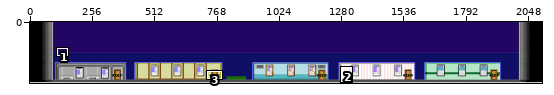
One commit to this pixel-art file: public/pixel-museum/tiles/museum.aseprite. Above, an overview of the earlier version with the close-up marked.
Close-up. As it was:
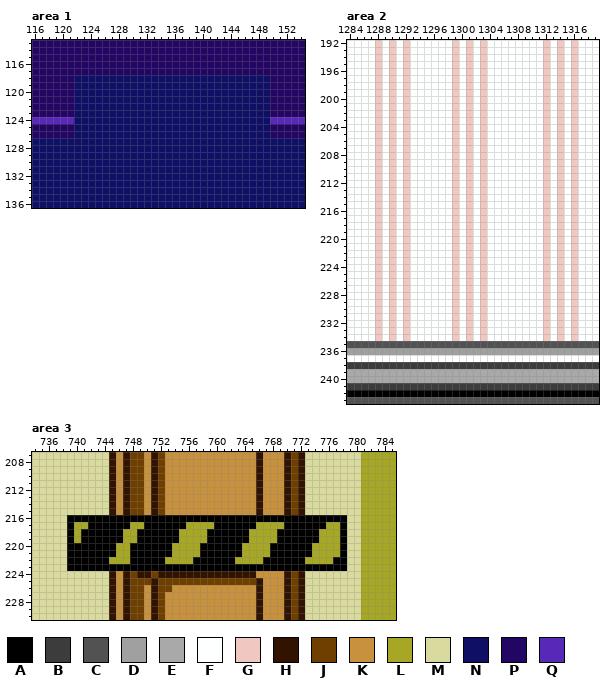
2104x312 pixels, 1 frame. Shown: area 1: x 116..154, y 113..136; area 2: x 1284..1319, y 192..243; area 3: x 734..785, y 207..230. The wide view leaves out empty margins.
Visible layers, top first: "interdit", "wall", "decors", "machines", "2000's", "90's", "80's", "70s", "60's", "calque 1", "bg".
Palette (. is transparent): A #000000  B #3c3c3c  C #525252  D #a0a0a0  E #a9a9a9  F #feffff  G #f1c7c2  H #321300  J #6f3f00  K #c8913e  L #a6a725  M #d9da9d  N #0f0f65  P #230663  Q #5828b8
Pixels before, area 1, first column x 116:
113 PPPPPPPPPPPPPPPPPPPPPPPPPPPPPPPPPPPPPPP
114 PPPPPPPPPPPPPPPPPPPPPPPPPPPPPPPPPPPPPPP
115 PPPPPPPPPPPPPPPPPPPPPPPPPPPPPPPPPPPPPPP
116 PPPPPPPPPPPPPPPPPPPPPPPPPPPPPPPPPPPPPPP
117 PPPPPPPPPPPPPPPPPPPPPPPPPPPPPPPPPPPPPPP
118 PPPPPPNNNNNNNNNNNNNNNNNNNNNNNNNNNNPPPPP
119 PPPPPPNNNNNNNNNNNNNNNNNNNNNNNNNNNNPPPPP
120 PPPPPPNNNNNNNNNNNNNNNNNNNNNNNNNNNNPPPPP
121 PPPPPPNNNNNNNNNNNNNNNNNNNNNNNNNNNNPPPPP
122 PPPPPPNNNNNNNNNNNNNNNNNNNNNNNNNNNNPPPPP
123 PPPPPPNNNNNNNNNNNNNNNNNNNNNNNNNNNNPPPPP
124 QQQQQQNNNNNNNNNNNNNNNNNNNNNNNNNNNNQQQQQ
125 PPPPPPNNNNNNNNNNNNNNNNNNNNNNNNNNNNPPPPP
126 PPPPPPNNNNNNNNNNNNNNNNNNNNNNNNNNNNPPPPP
127 NNNNNNNNNNNNNNNNNNNNNNNNNNNNNNNNNNNNNNN
128 NNNNNNNNNNNNNNNNNNNNNNNNNNNNNNNNNNNNNNN
129 NNNNNNNNNNNNNNNNNNNNNNNNNNNNNNNNNNNNNNN
130 NNNNNNNNNNNNNNNNNNNNNNNNNNNNNNNNNNNNNNN
131 NNNNNNNNNNNNNNNNNNNNNNNNNNNNNNNNNNNNNNN
132 NNNNNNNNNNNNNNNNNNNNNNNNNNNNNNNNNNNNNNN
133 NNNNNNNNNNNNNNNNNNNNNNNNNNNNNNNNNNNNNNN
134 NNNNNNNNNNNNNNNNNNNNNNNNNNNNNNNNNNNNNNN
135 NNNNNNNNNNNNNNNNNNNNNNNNNNNNNNNNNNNNNNN
136 NNNNNNNNNNNNNNNNNNNNNNNNNNNNNNNNNNNNNNN
Pixels before, area 2, first column x 1284:
192 FFFFGFGFGFFFFFFGFGFGFFFFFFFFGFGFGFFF
193 FFFFGFGFGFFFFFFGFGFGFFFFFFFFGFGFGFFF
194 FFFFGFGFGFFFFFFGFGFGFFFFFFFFGFGFGFFF
195 FFFFGFGFGFFFFFFGFGFGFFFFFFFFGFGFGFFF
196 FFFFGFGFGFFFFFFGFGFGFFFFFFFFGFGFGFFF
197 FFFFGFGFGFFFFFFGFGFGFFFFFFFFGFGFGFFF
198 FFFFGFGFGFFFFFFGFGFGFFFFFFFFGFGFGFFF
199 FFFFGFGFGFFFFFFGFGFGFFFFFFFFGFGFGFFF
200 FFFFGFGFGFFFFFFGFGFGFFFFFFFFGFGFGFFF
201 FFFFGFGFGFFFFFFGFGFGFFFFFFFFGFGFGFFF
202 FFFFGFGFGFFFFFFGFGFGFFFFFFFFGFGFGFFF
203 FFFFGFGFGFFFFFFGFGFGFFFFFFFFGFGFGFFF
204 FFFFGFGFGFFFFFFGFGFGFFFFFFFFGFGFGFFF
205 FFFFGFGFGFFFFFFGFGFGFFFFFFFFGFGFGFFF
206 FFFFGFGFGFFFFFFGFGFGFFFFFFFFGFGFGFFF
207 FFFFGFGFGFFFFFFGFGFGFFFFFFFFGFGFGFFF
208 FFFFGFGFGFFFFFFGFGFGFFFFFFFFGFGFGFFF
209 FFFFGFGFGFFFFFFGFGFGFFFFFFFFGFGFGFFF
210 FFFFGFGFGFFFFFFGFGFGFFFFFFFFGFGFGFFF
211 FFFFGFGFGFFFFFFGFGFGFFFFFFFFGFGFGFFF
212 FFFFGFGFGFFFFFFGFGFGFFFFFFFFGFGFGFFF
213 FFFFGFGFGFFFFFFGFGFGFFFFFFFFGFGFGFFF
214 FFFFGFGFGFFFFFFGFGFGFFFFFFFFGFGFGFFF
215 FFFFGFGFGFFFFFFGFGFGFFFFFFFFGFGFGFFF
216 FFFFGFGFGFFFFFFGFGFGFFFFFFFFGFGFGFFF
217 FFFFGFGFGFFFFFFGFGFGFFFFFFFFGFGFGFFF
218 FFFFGFGFGFFFFFFGFGFGFFFFFFFFGFGFGFFF
219 FFFFGFGFGFFFFFFGFGFGFFFFFFFFGFGFGFFF
220 FFFFGFGFGFFFFFFGFGFGFFFFFFFFGFGFGFFF
221 FFFFGFGFGFFFFFFGFGFGFFFFFFFFGFGFGFFF
222 FFFFGFGFGFFFFFFGFGFGFFFFFFFFGFGFGFFF
223 FFFFGFGFGFFFFFFGFGFGFFFFFFFFGFGFGFFF
224 FFFFGFGFGFFFFFFGFGFGFFFFFFFFGFGFGFFF
225 FFFFGFGFGFFFFFFGFGFGFFFFFFFFGFGFGFFF
226 FFFFGFGFGFFFFFFGFGFGFFFFFFFFGFGFGFFF
227 FFFFGFGFGFFFFFFGFGFGFFFFFFFFGFGFGFFF
228 FFFFGFGFGFFFFFFGFGFGFFFFFFFFGFGFGFFF
229 FFFFGFGFGFFFFFFGFGFGFFFFFFFFGFGFGFFF
230 FFFFGFGFGFFFFFFGFGFGFFFFFFFFGFGFGFFF
231 FFFFGFGFGFFFFFFGFGFGFFFFFFFFGFGFGFFF
232 FFFFGFGFGFFFFFFGFGFGFFFFFFFFGFGFGFFF
233 FFFFGFGFGFFFFFFGFGFGFFFFFFFFGFGFGFFF
234 FFFFGFGFGFFFFFFGFGFGFFFFFFFFGFGFGFFF
235 CCCCCCCCCCCCCCCCCCCCCCCCCCCCCCCCCCCC
236 DDDDDDDDDDDDDDDDDDDDDDDDDDDDDDDDDDDD
237 FFFFFFFFFFFFFFFFFFFFFFFFFFFFFFFFFFFF
238 BBBBBBBBBBBBBBBBBBBBBBBBBBBBBBBBBBBB
239 EEEEEEEEEEEEEEEEEEEEEEEEEEEEEEEEEEEE
240 EEEEEEEEEEEEEEEEEEEEEEEEEEEEEEEEEEEE
241 BBBBBBBBBBBBBBBBBBBBBBBBBBBBBBBBBBBB
242 AAAAAAAAAAAAAAAAAAAAAAAAAAAAAAAAAAAA
243 CCCCCCCCCCCCCCCCCCCCCCCCCCCCCCCCCCCC
Pixels before, area 3, first column x 734:
207 MMMMMMMMMMMHKHJJKHJKKKKKKKKKKKKKHKKKHJHMMMMMMMMLLLLL
208 MMMMMMMMMMMHKHJJKHJKKKKKKKKKKKKKHKKKHJHMMMMMMMMLLLLL
209 MMMMMMMMMMMHKHJJKHJKKKKKKKKKKKKKHKKKHJHMMMMMMMMLLLLL
210 MMMMMMMMMMMHKHJJKHJKKKKKKKKKKKKKHKKKHJHMMMMMMMMLLLLL
211 MMMMMMMMMMMHKHJJKHJKKKKKKKKKKKKKHKKKHJHMMMMMMMMLLLLL
212 MMMMMMMMMMMHKHJJKHJKKKKKKKKKKKKKHKKKHJHMMMMMMMMLLLLL
213 MMMMMMMMMMMHKHJJKHJKKKKKKKKKKKKKHKKKHJHMMMMMMMMLLLLL
214 MMMMMMMMMMMHKHJJKHJKKKKKKKKKKKKKHKKKHJHMMMMMMMMLLLLL
215 MMMMMMMMMMMHKHJJKHJKKKKKKKKKKKKKHKKKHJHMMMMMMMMLLLLL
216 MMMMMAAAAAAAAAAAAAAAAAAAAAAAAAAAAAAAAAAAAAAAAMMLLLLL
217 MMMMMALLAAAAAALLAAAAAALLLLAAAAAALLLLAAAAAALLAMMLLLLL
218 MMMMMALAAAAAALLAAAAAALLLLAAAAAALLLLAAAAAALLLAMMLLLLL
219 MMMMMALAAAAAALLAAAAAALLLLAAAAAALLLLAAAAAALLLAMMLLLLL
220 MMMMMAAAAAAALLAAAAAALLLLAAAAAALLLLAAAAAALLLLAMMLLLLL
221 MMMMMAAAAAAALLAAAAAALLLLAAAAAALLLLAAAAAALLLLAMMLLLLL
222 MMMMMAAAAAALLLAAAAALLLLAAAAAALLLLAAAAAALLLLAAMMLLLLL
223 MMMMMAAAAAAAAAAAAAAAAAAAAAAAAAAAAAAAAAAAAAAAAMMLLLLL
224 MMMMMMMMMMMHKHJHHJHHHHHHHHHHHHHHKKKKHJHMMMMMMMMLLLLL
225 MMMMMMMMMMMHKHJJJHJJJJJJJJJJJJJJHKKKHJHMMMMMMMMLLLLL
226 MMMMMMMMMMMHKHJJKHJJKKKKKKKKKKKKHKKKHJHMMMMMMMMLLLLL
227 MMMMMMMMMMMHKHJJKHJKKKKKKKKKKKKKHKKKHJHMMMMMMMMLLLLL
228 MMMMMMMMMMMHKHJJKHJKKKKKKKKKKKKKHKKKHJHMMMMMMMMLLLLL
229 MMMMMMMMMMMHKHJJKHJKKKKKKKKKKKKKHKKKHJHMMMMMMMMLLLLL
230 MMMMMMMMMMMHKHJJKHJKKKKKKKKKKKKKHKKKHJHMMMMMMMMLLLLL
The result:
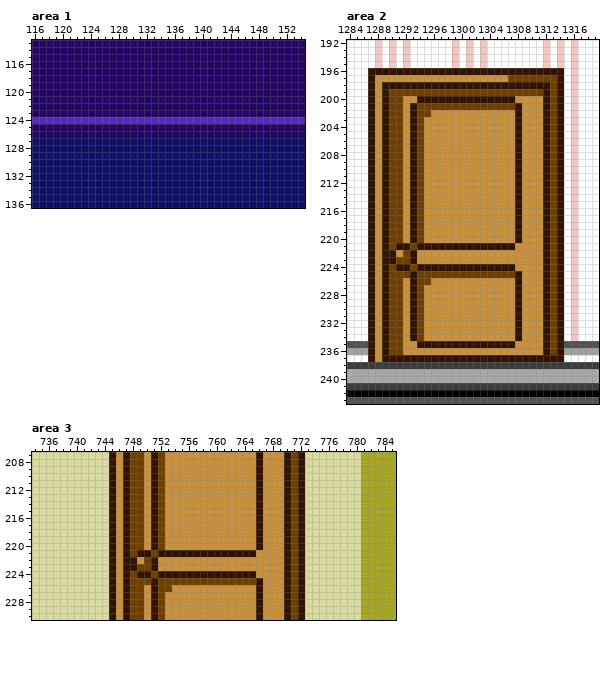
Change:
layer "portes" now shown
Changed rows in their new state; - is an unchanged pixel.
Area 1, layer "machines":
first column x 122:
118 PPPPPPPPPPPPPPPPPPPPPPPPPPPP
119 PPPPPPPPPPPPPPPPPPPPPPPPPPPP
120 PPPPPPPPPPPPPPPPPPPPPPPPPPPP
121 PPPPPPPPPPPPPPPPPPPPPPPPPPPP
122 PPPPPPPPPPPPPPPPPPPPPPPPPPPP
123 PPPPPPPPPPPPPPPPPPPPPPPPPPPP
124 QQQQQQQQQQQQQQQQQQQQQQQQQQQQ
125 PPPPPPPPPPPPPPPPPPPPPPPPPPPP
126 PPPPPPPPPPPPPPPPPPPPPPPPPPPP
Area 2, layer "portes":
first column x 1287:
196 HHHHHHHHHHHHHHHHHHHHHHHHHHHH
197 HKKKKKKKKKKKKKKKKKKKJJJJJJJH
198 HKHHHHHHHHHHHHHHHHHHHHHHHHJH
199 HKHJJJJJJJJJJJJJJJJJJJJJJHJH
200 HKHJJKKHHHHHHHHHHHHHHKKKKHJH
201 HKHJJKHJJJJJJJJJJJJJJHKKKHJH
202 HKHJJKHJJKKKKKKKKKKKKHKKKHJH
203 HKHJJKHJKKKKKKKKKKKKKHKKKHJH
204 HKHJJKHJKKKKKKKKKKKKKHKKKHJH
205 HKHJJKHJKKKKKKKKKKKKKHKKKHJH
206 HKHJJKHJKKKKKKKKKKKKKHKKKHJH
207 HKHJJKHJKKKKKKKKKKKKKHKKKHJH
208 HKHJJKHJKKKKKKKKKKKKKHKKKHJH
209 HKHJJKHJKKKKKKKKKKKKKHKKKHJH
210 HKHJJKHJKKKKKKKKKKKKKHKKKHJH
211 HKHJJKHJKKKKKKKKKKKKKHKKKHJH
212 HKHJJKHJKKKKKKKKKKKKKHKKKHJH
213 HKHJJKHJKKKKKKKKKKKKKHKKKHJH
214 HKHJJKHJKKKKKKKKKKKKKHKKKHJH
215 HKHJJKHJKKKKKKKKKKKKKHKKKHJH
216 HKHJJKHJKKKKKKKKKKKKKHKKKHJH
217 HKHJJKHJKKKKKKKKKKKKKHKKKHJH
218 HKHJJKHJKKKKKKKKKKKKKHKKKHJH
219 HKHJJKHJKKKKKKKKKKKKKHKKKHJH
220 HKHJJKHJKKKKKKKKKKKKKHKKKHJH
221 HKHJHHJHHHHHHHHHHHHHHKKKKHJH
222 HKHHKJHKKKKKKKKKKKKKKKKKKHJH
223 HKHHJJHKKKKKKKKKKKKKKKKKKHJH
224 HKHJHHJHHHHHHHHHHHHHHKKKKHJH
225 HKHJJJHJJJJJJJJJJJJJJHKKKHJH
226 HKHJJKHJJKKKKKKKKKKKKHKKKHJH
227 HKHJJKHJKKKKKKKKKKKKKHKKKHJH
228 HKHJJKHJKKKKKKKKKKKKKHKKKHJH
229 HKHJJKHJKKKKKKKKKKKKKHKKKHJH
230 HKHJJKHJKKKKKKKKKKKKKHKKKHJH
231 HKHJJKHJKKKKKKKKKKKKKHKKKHJH
232 HKHJJKHJKKKKKKKKKKKKKHKKKHJH
233 HKHJJKHJKKKKKKKKKKKKKHKKKHJH
234 HKHJJKHJKKKKKKKKKKKKKHKKKHJH
235 HKHJJKKHHHHHHHHHHHHHHKKKKHJH
236 HKHJJKKKKKKKKKKKKKKKKKKKKHJH
237 HKHHHHHHHHHHHHHHHHHHHHHHHHHH
Area 3, layer "interdit":
first column x 739:
216 MMMMMMHKHJJKHJKKKKKKKKKKKKKHKKKHJHMMMMMM
217 MMMMMMHKHJJKHJKKKKKKKKKKKKKHKKKHJHMMMMMM
218 MMMMMMHKHJJKHJKKKKKKKKKKKKKHKKKHJHMMMMMM
219 MMMMMMHKHJJKHJKKKKKKKKKKKKKHKKKHJHMMMMMM
220 MMMMMMHKHJJKHJKKKKKKKKKKKKKHKKKHJHMMMMMM
221 MMMMMMHKHJHHJHHHHHHHHHHHHHHKKKKHJHMMMMMM
222 MMMMMMHKHHKJHKKKKKKKKKKKKKKKKKKHJHMMMMMM
223 MMMMMMHKHHJJHKKKKKKKKKKKKKKKKKKHJHMMMMMM
Changed places in both close-ups, as pixel boxes (x1, y1, x2, y2):
changed: (74, 75, 270, 138)
changed: (368, 68, 564, 362)
changed: (67, 515, 347, 571)
